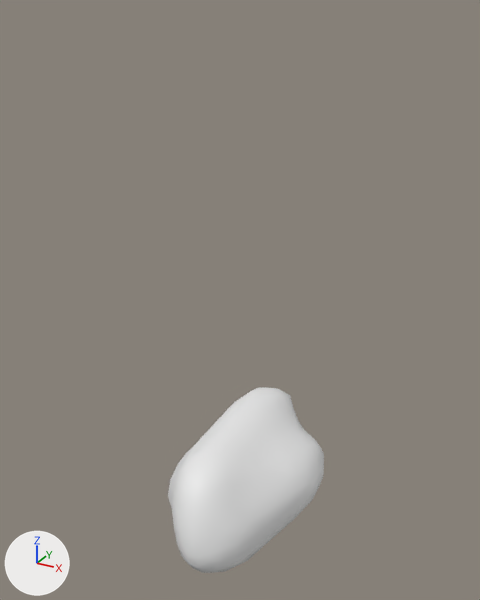
The Blender file Assets/Project Directory/DATA/RootFiles/VFX/VFX_Shapes.blend: old version first, new version second.
One viewpoint serves both versions: a 50 mm camera at (7.53, -13.13, 11.72) aimed at (0.08, 0.43, 4.93). Arrows for +X, +Y and +Z are at lower left; the lights stay in place.

In view in the first picture: 'Bubble'.
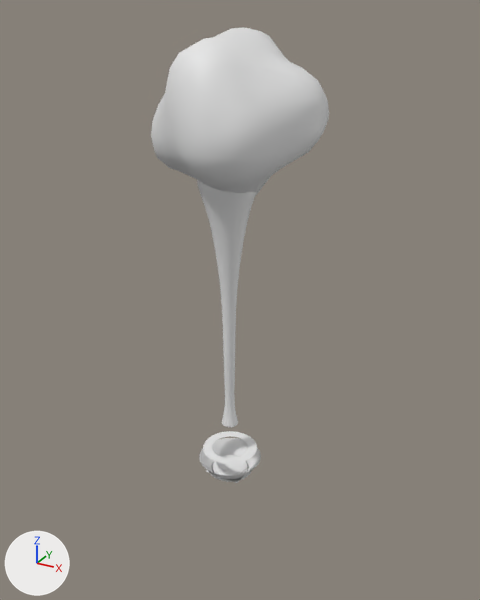
Boxes (x1, y1, x2, y2) around the edits, measured in the pictures (480 x 600 px):
'Bubble', moved, rescaled (14% wider, 9% shorter)
    before: (168, 388, 324, 573)
    after: (151, 27, 329, 196)
'Cylinder', added
    after: (197, 179, 256, 427)

What changed in the scene script:
```text
Add me_cylinder_006:
    me_cylinder_006.from_pydata(...)  # 144 vertices, 130 faces; spans x -1.0..1.0, y -1.0..1.0, z -4.75..2.18
    me_cylinder_006.polygons.foreach_set('use_smooth', [True] * 130)
Change ob_bubble:
    ob_bubble.location: (0.0, 0.0, 0.0) -> (-0.2, 0.0, 9.83)
    ob_bubble.scale: (1.0, 1.66, 1.0) -> (1.0, 0.99, 1.0)
Add ob_cylinder:
    ob_cylinder = bpy.data.objects.new('Cylinder', me_cylinder_006)
    ob_cylinder.location = (0.0, 0.0, 6.2)
    _m = ob_cylinder.modifiers.new('Subdivision', 'SUBSURF')
```
